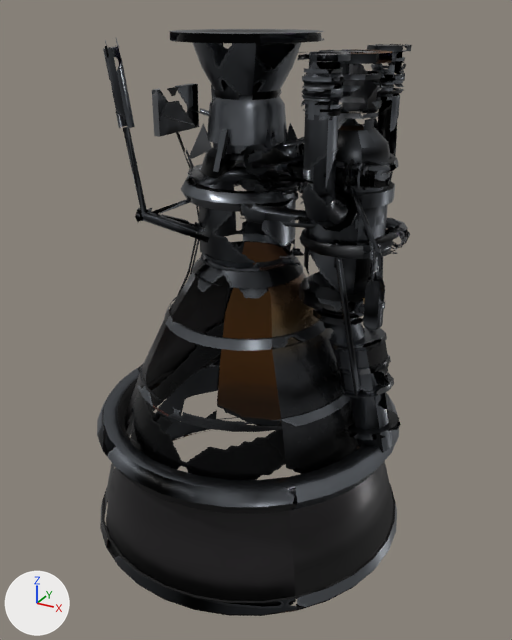
Before and after pictures for a commit that changed the glTF model client/public/models/eng_kerolox_giant.glb.
One viewpoint serves both versions: a 50 mm lens placed at (3.64, -6.44, 5.8), pointed at (0.12, -0.03, 2.6). Lighting does not change. The marker at lower left points along +X, +Y and +Z. The picture after the commit comes second. Where no turn or scale is listed for an object, it has been applied to the vertices. Vertices at exactly the same position are counted once.

Before the edit, the objects in view are built like this:
```python
me_eng_kerolox_giant_mesh_001 = bpy.data.meshes.new('eng_kerolox_giant_mesh.001')
me_eng_kerolox_giant_mesh_001.from_pydata(...)  # 5543 vertices, 7759 faces; spans x -1.87..1.87, y -1.87..1.87, z 0.0..5.6
me_eng_kerolox_giant_mesh_001.materials.append(mat_eng_kerolox_giant_phone)
ob_eng_kerolox_giant_mesh = bpy.data.objects.new('eng_kerolox_giant_mesh', me_eng_kerolox_giant_mesh_001)
ob_eng_kerolox_giant_mesh.location = (0.0, 0.0, 0.0)
```
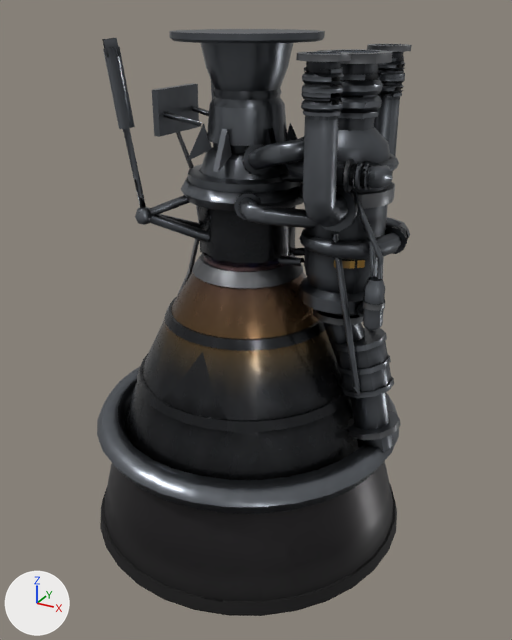
Boxes [x1, y1, x2, y2] around the edits, measured in the pictures (512 x 640 px; the box of a moved part takes in the faces that stretch with it):
part 1 of me_eng_kerolox_giant_mesh_001, moved or reshaped
    before: [105, 29, 399, 464]
    after: [103, 29, 406, 464]
part 2 of me_eng_kerolox_giant_mesh_001, surface changed
    both: [97, 33, 412, 616]

The change, as a diff of the scene's bpy script:
```diff
--- a/client/public/models/eng_kerolox_giant.glb.py
+++ b/client/public/models/eng_kerolox_giant.glb.py
@@ me_eng_kerolox_giant_mesh_001 @@
 # used by ob_eng_kerolox_giant_mesh; location = (0.0, 0.0, 0.0)
-me_eng_kerolox_giant_mesh_001.from_pydata(...)  # 5543 vertices, 7759 faces; spans x -1.87..1.87, y -1.87..1.87, z 0.0..5.6
+me_eng_kerolox_giant_mesh_001.from_pydata(...)  # 5523 vertices, 7760 faces; spans x -1.87..1.87, y -1.87..1.87, z 0.0..5.6
+# me_eng_kerolox_giant_mesh_001 part 1: 22 vertices moved from x -0.97..0.68, y -0.53..0.86, z 4.58..5.52 to x -0.97..0.68, y -0.45..0.86, z 4.59..5.54; 78 vertices removed from x -1.1..1.72, y -1.1..1.1, z 2.1..5.6; 118 vertices added at x -1.18..1.72, y -1.18..1.18, z 1.88..5.6
+# me_eng_kerolox_giant_mesh_001 part 2: 7214 kept faces spanning x -1.87..1.87, y -1.87..1.87, z 0.0..5.6 get new texture (UV) coordinates
+# other edits to the shape of me_eng_kerolox_giant_mesh_001 do not show in these pictures
 me_eng_kerolox_giant_mesh_001.materials.append(mat_eng_kerolox_giant_phone)
```
